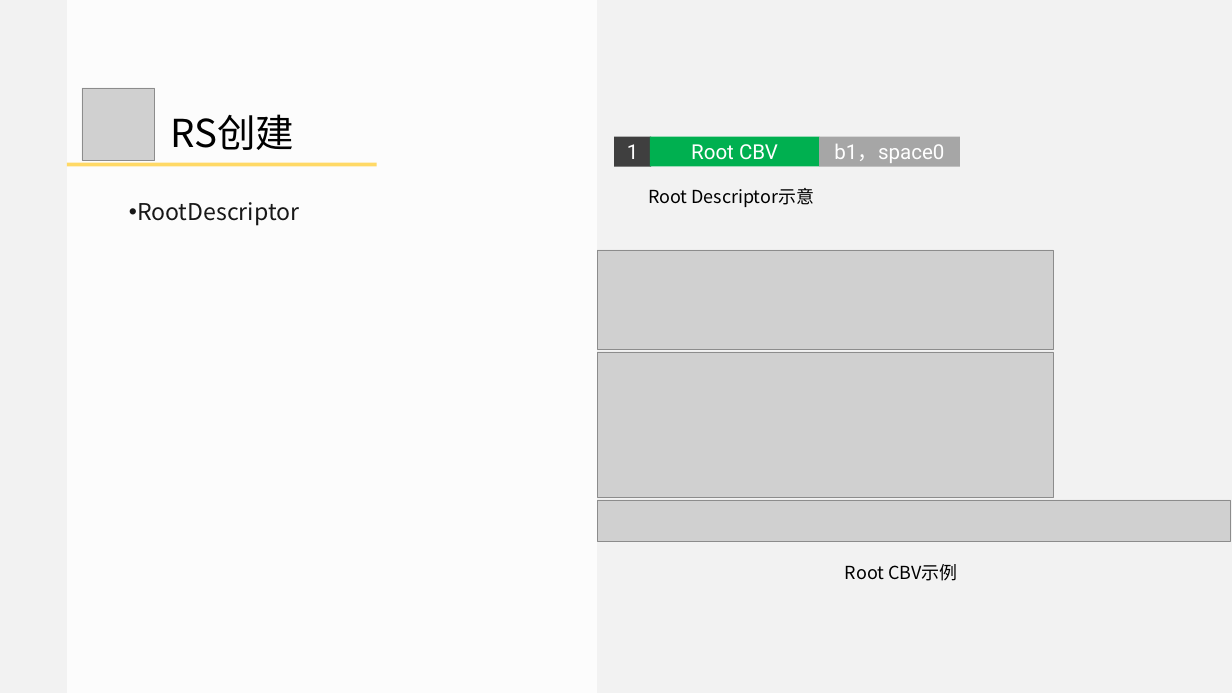
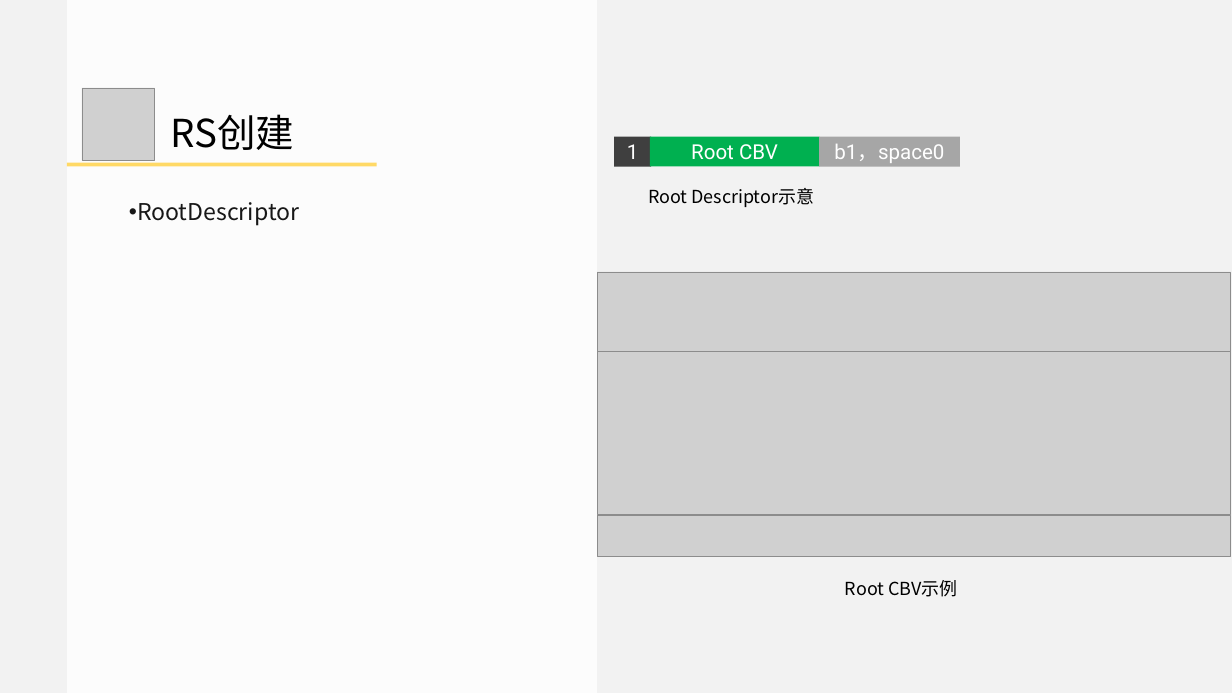
Before and after one commit to doomlover/KSGameEngineTutorials, a slide deck: slide 39 of PPTs/05.深入DX12绘制二.pptx (slide 35 before the commit). Drawn at 1232x693 pixels with LibreOffice and Linux fonts; fonts in the diff are those of the drawing; grey boxes stand for pictures. Boxes give left, top, right and bottom in pixels: in the first picture for what was removed or moved away, otherwise in the second. Text is boxed around its words. In the diff, an @@ line names an element or a change of style, - is before the commit and + after.

```diff
--- a/PPTs/05.深入DX12绘制二.pptx
+++ b/PPTs/05.深入DX12绘制二.pptx
@@ picture resized from (x1=597, y1=250, x2=1053, y2=349) to (x1=597, y1=272, x2=1231, y2=351) @@
@@ picture resized from (x1=597, y1=352, x2=1053, y2=498) to (x1=597, y1=352, x2=1231, y2=514) @@
@@ picture moved from (x1=597, y1=500, x2=1231, y2=541) to (x1=597, y1=516, x2=1231, y2=557) @@
@@ text "Root CBV示例" moved from (x1=845, y1=564, x2=957, y2=581) to (x1=845, y1=580, x2=957, y2=597) @@
```
Also in this commit, not shown: 20 other slides changed, 5 slides added, 1 other file.
